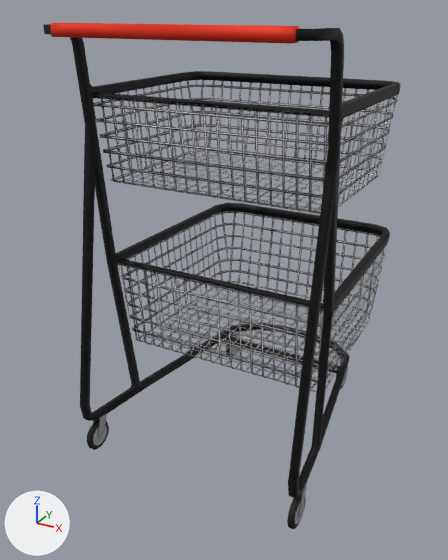
One commit to the glTF model assets/models/carts/cart_small.glb: the scene before it, then after it.
Both versions are drawn from a 50 mm camera at (0.663, -1.027, 1.086) aimed at (-0.052, 0.273, 0.436). Every picture has the same lights, and +X, +Y and +Z are marked at lower left. The picture after the commit comes second. Objects named as collision shapes, trigger or cutter boxes, shadow casters or lower levels of detail are left out. Vertices at exactly the same position are counted once.

Script lines for the objects in view, before the commit:
```python
me_plane = bpy.data.meshes.new('Plane')
me_plane.from_pydata(...)  # 1081 vertices, 2170 faces; spans x -0.299..0.299, y -0.057..0.689, z 0.0..1.059
# faces by material slot: [2006, 164]
me_plane.materials.append(mat_material_019)  # picture img_itemgradient
me_plane.materials.append(mat_material_020)  # picture img_wiremesh
ob_cart_small = bpy.data.objects.new('cart_small', me_plane)
ob_cart_small.location = (0.0, 0.0, 0.0)
```
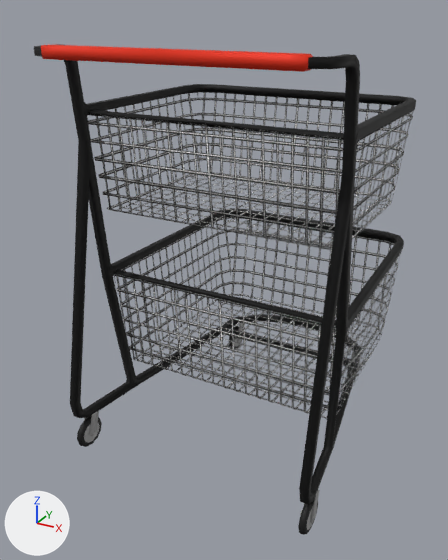
What differs and where, as boxes [x1, y1, x2, y2] in the pictures (448 x 560 px; the box of a moved part takes in the faces that stretch with it):
'cart_small', reshaped (7% wider)
    before: [43, 23, 400, 529]
    after: [34, 44, 416, 535]
part 1 of me_plane, moved or reshaped
    before: [292, 486, 307, 518]
    after: [304, 490, 320, 523]
part 2 of me_plane, moved or reshaped
    before: [287, 496, 306, 529]
    after: [298, 501, 318, 535]
part 3 of me_plane, moved or reshaped
    before: [336, 367, 348, 389]
    after: [347, 362, 360, 380]
part 4 of me_plane, moved or reshaped
    before: [93, 414, 107, 439]
    after: [84, 411, 99, 436]
part 5 of me_plane, moved or reshaped
    before: [86, 419, 109, 450]
    after: [77, 416, 102, 447]
part 6 of me_plane, moved or reshaped
    before: [232, 333, 239, 350]
    after: [233, 323, 243, 342]
part 7 of me_plane, moved or reshaped
    before: [226, 335, 239, 359]
    after: [229, 327, 243, 348]
part 8 of me_plane, moved or reshaped
    before: [43, 23, 400, 498]
    after: [34, 44, 416, 504]

Diff of the bpy script that builds the scene:
```diff
--- a/assets/models/carts/cart_small.glb.py
+++ b/assets/models/carts/cart_small.glb.py
@@ me_plane @@
 # used by ob_cart_small; location = (0.0, 0.0, 0.0)
-me_plane.from_pydata(...)  # 1081 vertices, 2170 faces; spans x -0.299..0.299, y -0.057..0.689, z 0.0..1.059
+me_plane.from_pydata(...)  # 1081 vertices, 2170 faces; spans x -0.329..0.329, y -0.062..0.758, z 0.0..1.018
+# me_plane part 1: the loose piece of 44 vertices spanning x 0.275..0.298, y -0.014..0.029, z 0.032..0.094 is scaled about the mesh origin by (1.1, 1.1, 1)
+# me_plane part 2: the loose piece of 72 vertices spanning x 0.279..0.294, y -0.042..0.041, z 0.0..0.083 is scaled about the mesh origin by (1.1, 1.1, 1)
+# me_plane part 3: the loose piece of 72 vertices spanning x 0.183..0.198, y 0.546..0.629, z 0.0..0.083 is scaled about the mesh origin by (1.1, 1.1, 1)
+# me_plane part 4: the loose piece of 44 vertices spanning x -0.298..-0.275, y -0.014..0.029, z 0.032..0.094 is scaled about the mesh origin by (1.1, 1.1, 1)
+# me_plane part 5: the loose piece of 72 vertices spanning x -0.294..-0.279, y -0.042..0.041, z 0.0..0.083 is scaled about the mesh origin by (1.1, 1.1, 1)
+# me_plane part 6: the loose piece of 44 vertices spanning x -0.201..-0.179, y 0.574..0.617, z 0.032..0.094 is scaled about the mesh origin by (1.1, 1.1, 1)
+# me_plane part 7: the loose piece of 72 vertices spanning x -0.198..-0.183, y 0.546..0.629, z 0.0..0.083 is scaled about the mesh origin by (1.1, 1.1, 1)
+# me_plane part 8: 425 of 1081 vertices moved; they spanned x -0.298..0.298, y -0.057..0.689, z 0.091..1.059 and now span x -0.328..0.328, y -0.062..0.758, z 0.091..1.018; mean shift (0.0, 0.029, -0.038); largest move (0.201, 0.657, 0.257) -> (0.221, 0.722, 0.179)
+# other edits to the shape of me_plane do not show in these pictures
 me_plane.materials.append(mat_material_019)
```
